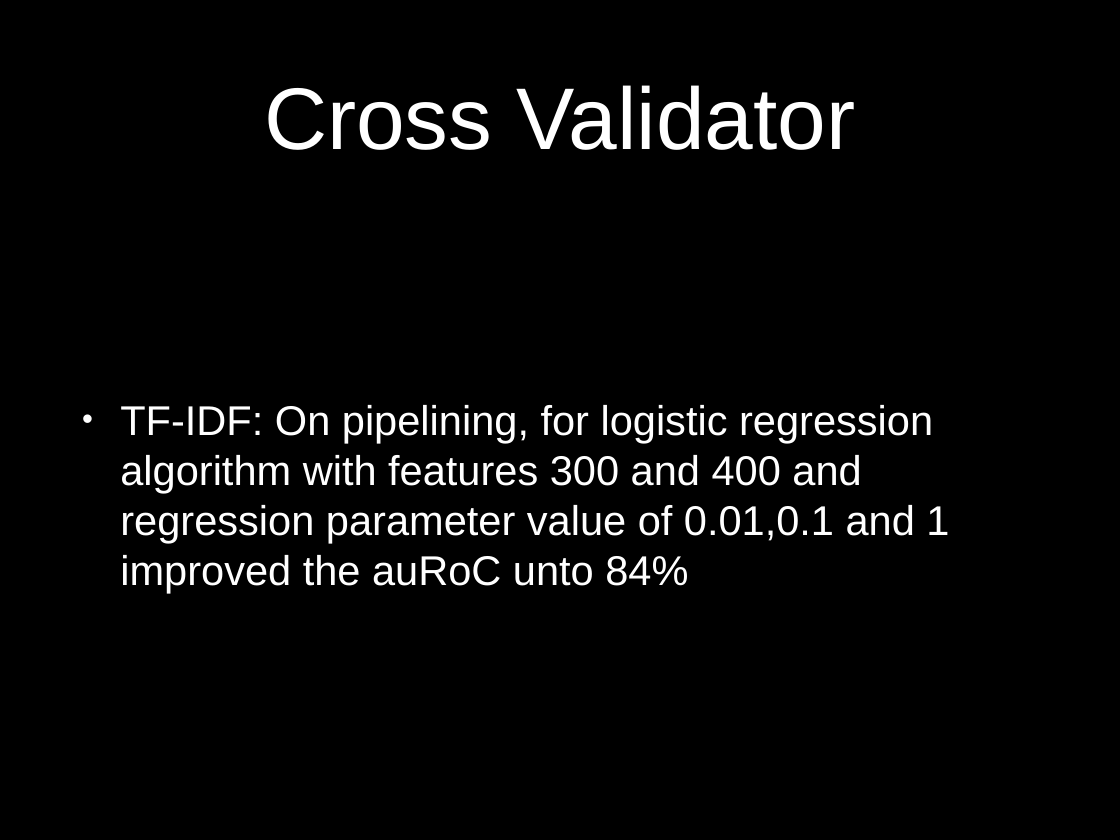
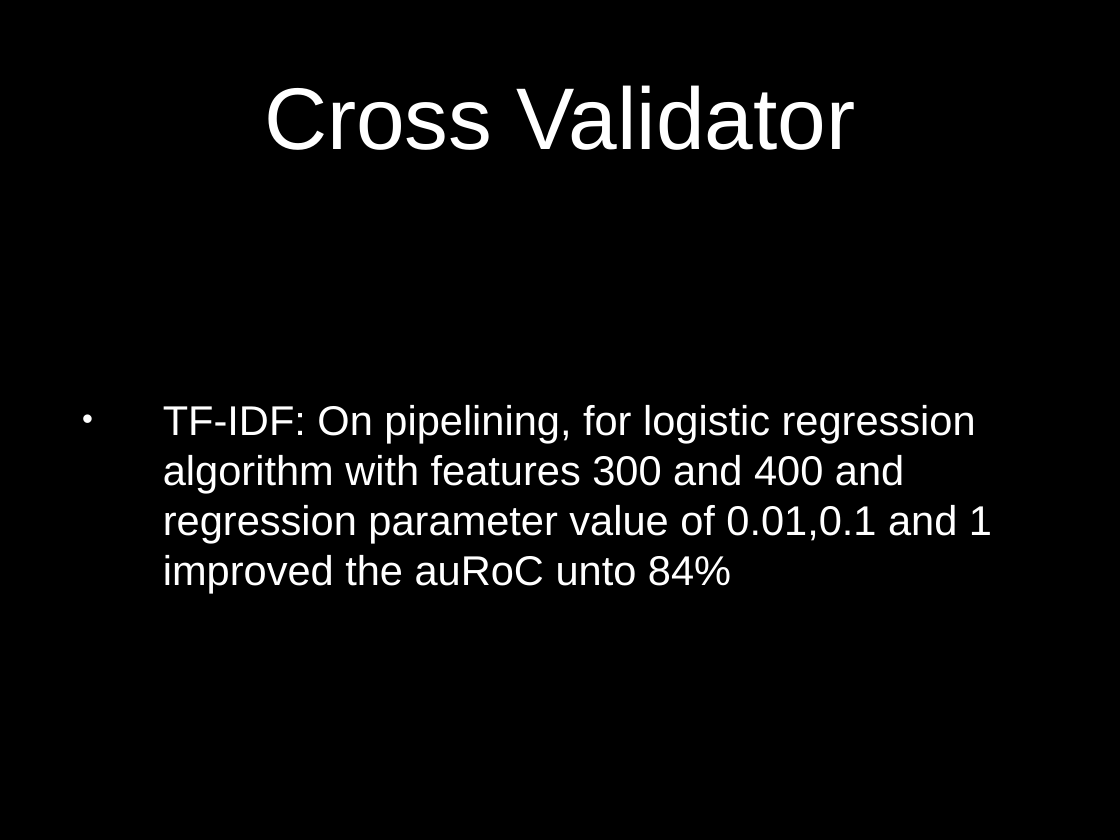
Before and after one commit to sandyhmmm/FinalsProject, a slide deck: slide 9 of finals/FinalPresentationGithub.pptx. Drawn at 1120x840 pixels with LibreOffice and Linux fonts; fonts in the diff are those of the drawing. Boxes give left, top, right and bottom in pixels: in the first picture for what was removed or moved away, otherwise in the second. Text is boxed around its words. In the diff, an @@ line names an element or a change of style, - is before the commit and + after.

```diff
--- a/finals/FinalPresentationGithub.pptx
+++ b/finals/FinalPresentationGithub.pptx
@@ text "TF-IDF: On pipelining, for logistic ..." at bbox=[163, 405, 992, 593]: indent changed @@
```
Also in this commit, not shown: 9 other slides changed, 1 slide added, 1 slide removed, 2 other files.
